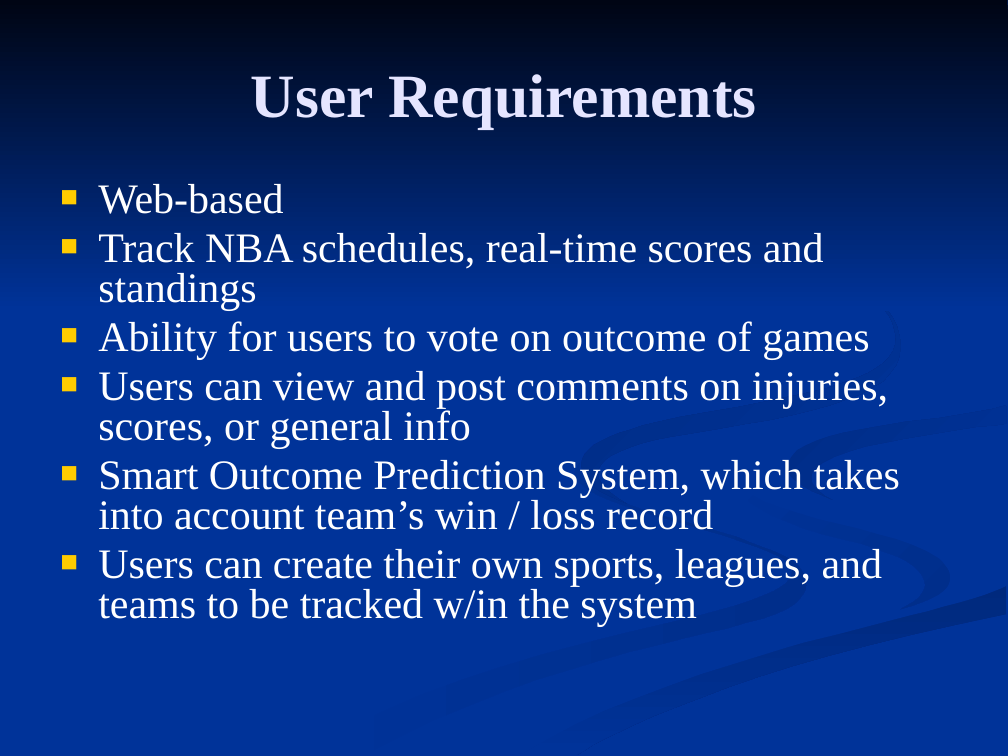
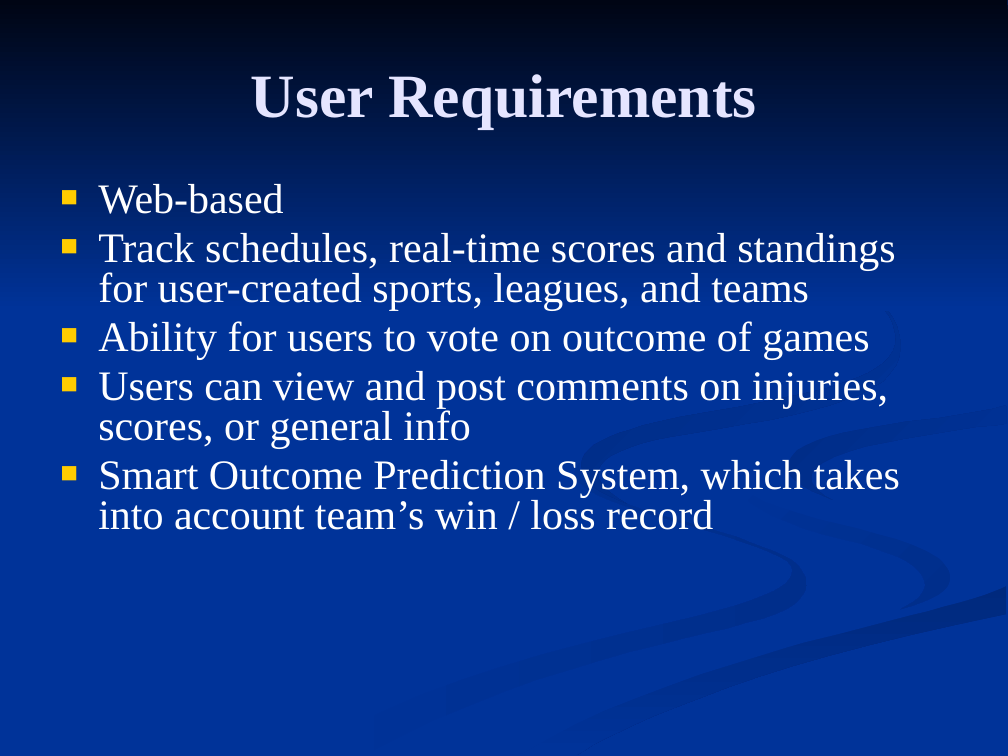
Before and after one commit to c0bra99/sports-score-tracker, a slide deck: slide 4 of Documents/Presentation 1.pptx (slide 2 before the commit). Drawn at 1008x756 pixels with LibreOffice and Linux fonts; fonts in the diff are those of the drawing. Boxes give left, top, right and bottom in pixels: in the first picture for what was removed or moved away, otherwise in the second. Text is boxed around its words. In the diff, an @@ line names an element or a change of style, - is before the commit and + after.

```diff
--- a/Documents/Presentation 1.pptx
+++ b/Documents/Presentation 1.pptx
@@ text at bbox=[98, 233, 896, 310]: text changed @@
-■ Track NBA schedules, real-time scores and standings
+■ Track schedules, real-time scores and standings for user-created sports, leagues, and teams
@@ text at bbox=[98, 549, 883, 626]: paragraph removed @@
-■ Users can create their own sports, leagues, and teams to be tracked w/in the system
```
Also in this commit, not shown: 5 slides added.
